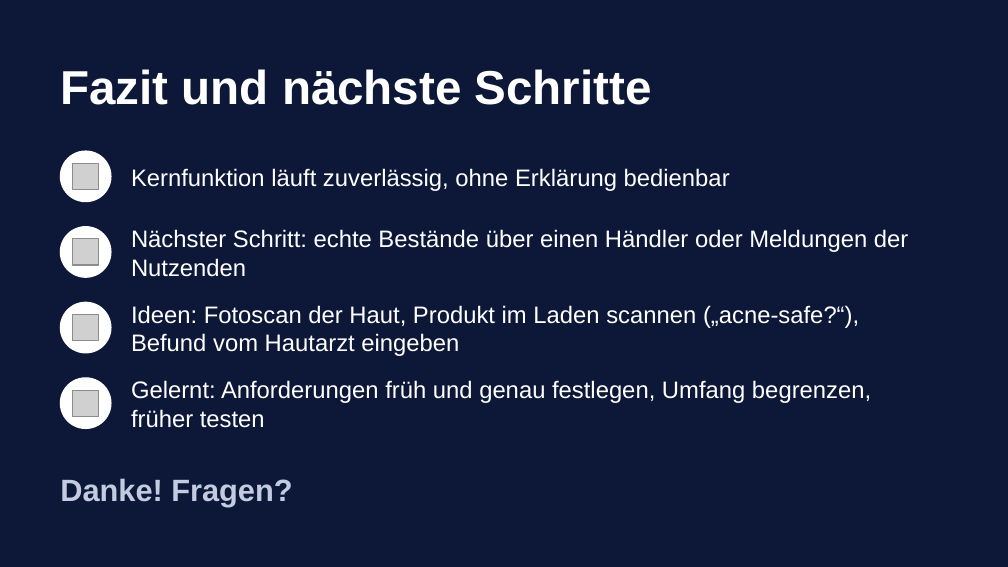
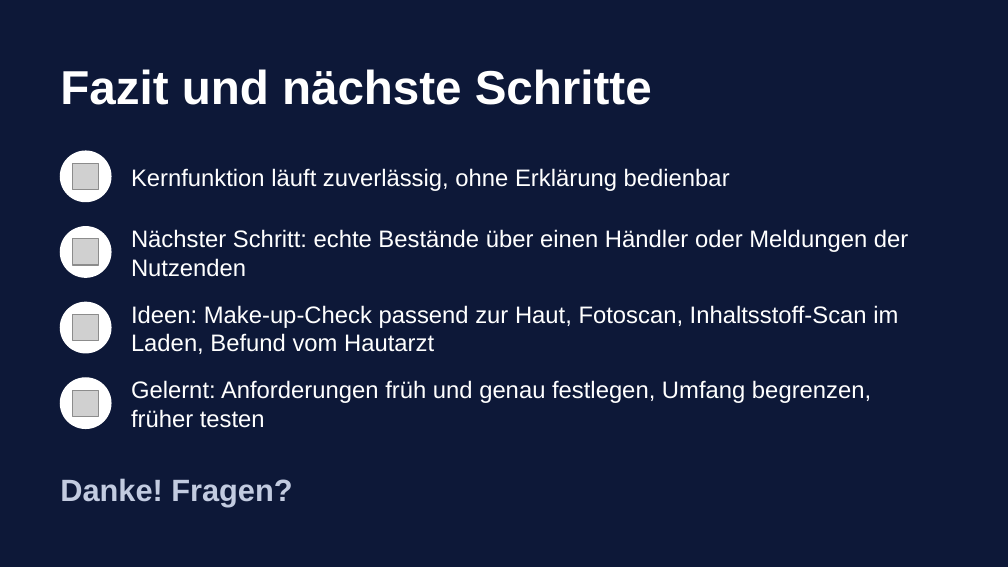
Before and after one commit to anikaprksn/Digitale-WElten, a slide deck: slide 12 of abgabe/Praesentation_BeautyFinder.pptx. Drawn at 1008x567 pixels with LibreOffice and Linux fonts; fonts in the diff are those of the drawing; grey boxes stand for pictures. Boxes give left, top, right and bottom in pixels: in the first picture for what was removed or moved away, otherwise in the second. Text is boxed around its words. In the diff, an @@ line names an element or a change of style, - is before the commit and + after.

```diff
--- a/abgabe/Praesentation_BeautyFinder.pptx
+++ b/abgabe/Praesentation_BeautyFinder.pptx
@@ text at [131,305,898,354]: text changed @@
-Ideen: Fotoscan der Haut, Produkt im Laden scannen („acne-safe?“), Befund vom Hautarzt eingeben
+Ideen: Make-up-Check passend zur Haut, Fotoscan, Inhaltsstoff-Scan im Laden, Befund vom Hautarzt
```
Also in this commit, not shown: 1 other file.
